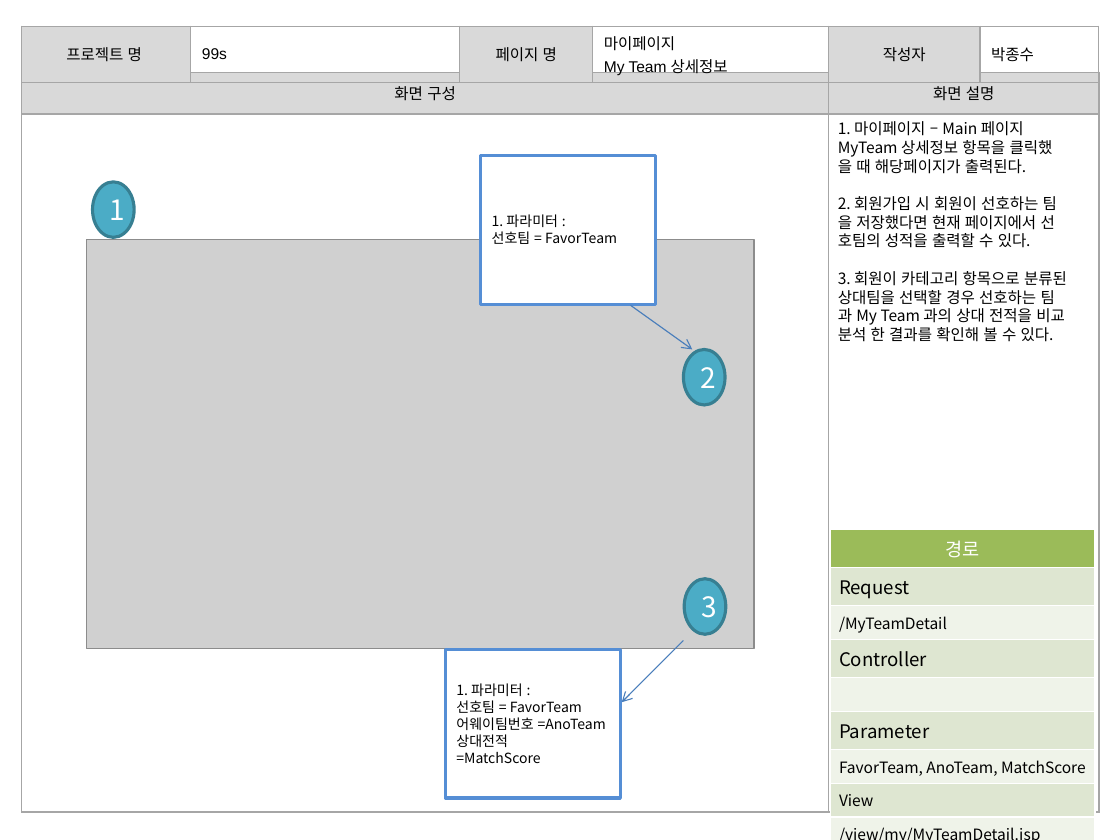
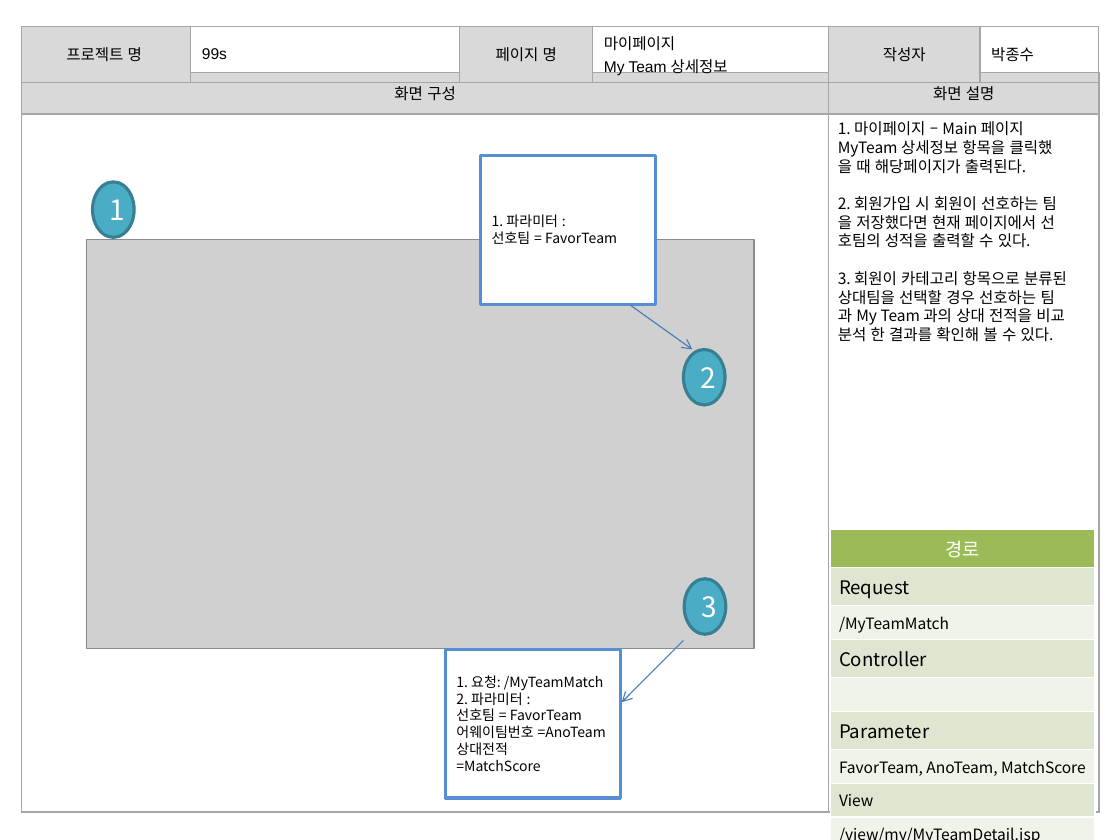
Before and after one commit to banana1531/ggs, a slide deck: slide 9 of doc/1.개인폴더/박종수/스토리보드 - 마이페이지(박종수).pptx. Drawn at 1120x840 pixels with LibreOffice and Linux fonts; fonts in the diff are those of the drawing; grey boxes stand for pictures. Boxes give left, top, right and bottom in pixels: in the first picture for what was removed or moved away, otherwise in the second. Text is boxed around its words. In the diff, an @@ line names an element or a change of style, - is before the commit and + after.

```diff
--- a/doc/1.개인폴더/박종수/스토리보드 - 마이페이지(박종수).pptx
+++ b/doc/1.개인폴더/박종수/스토리보드 - 마이페이지(박종수).pptx
@@ table at (831, 529, 1095, 812) @@
-row 3, column 1: /MyTeamDetail
+row 3, column 1: /MyTeamMatch
@@ text in rectangle at (456, 675, 603, 705): text changed @@
-1. 파라미터 :
+1. 요청: /MyTeamMatch
+2. 파라미터 :
```
